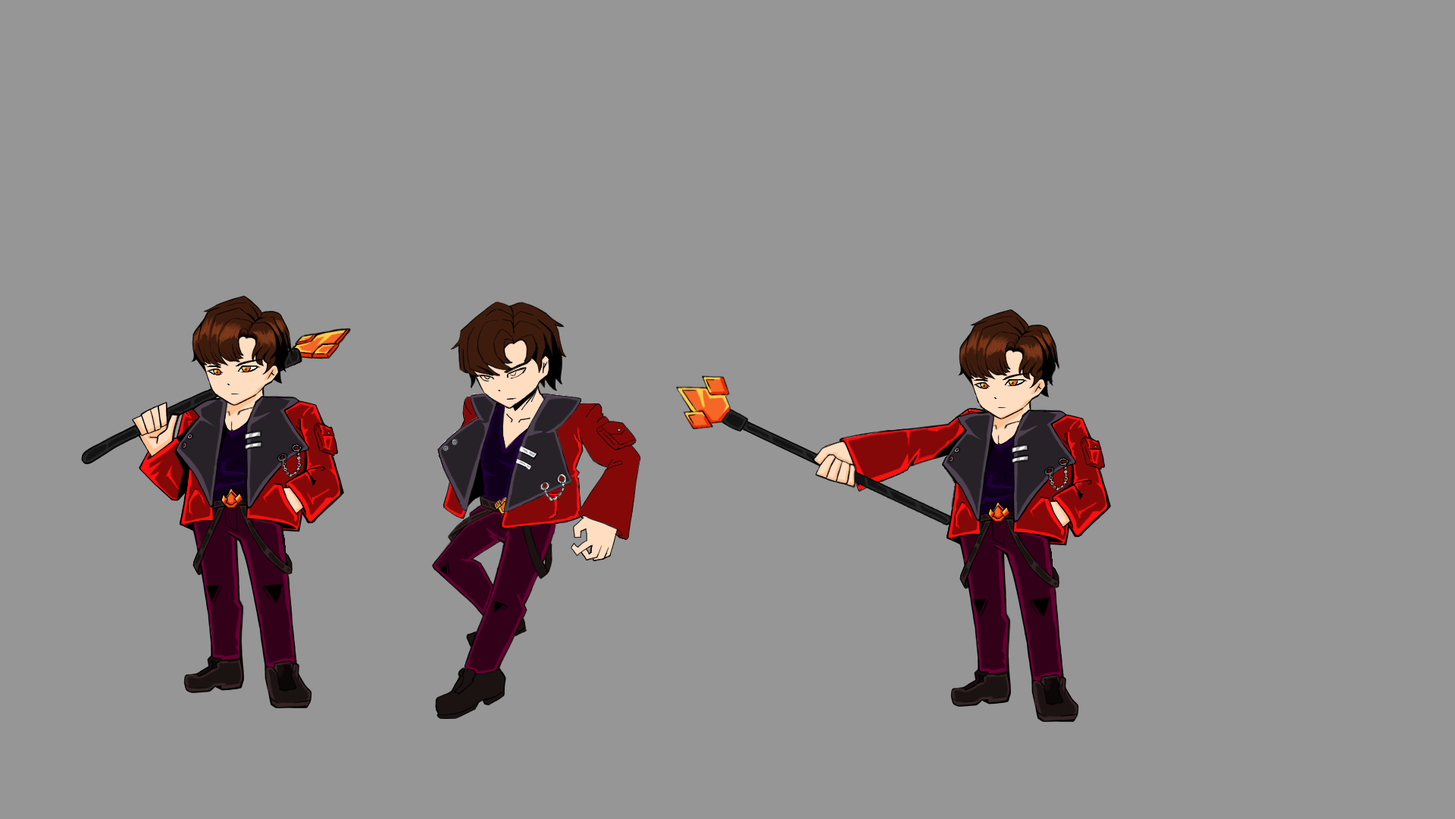
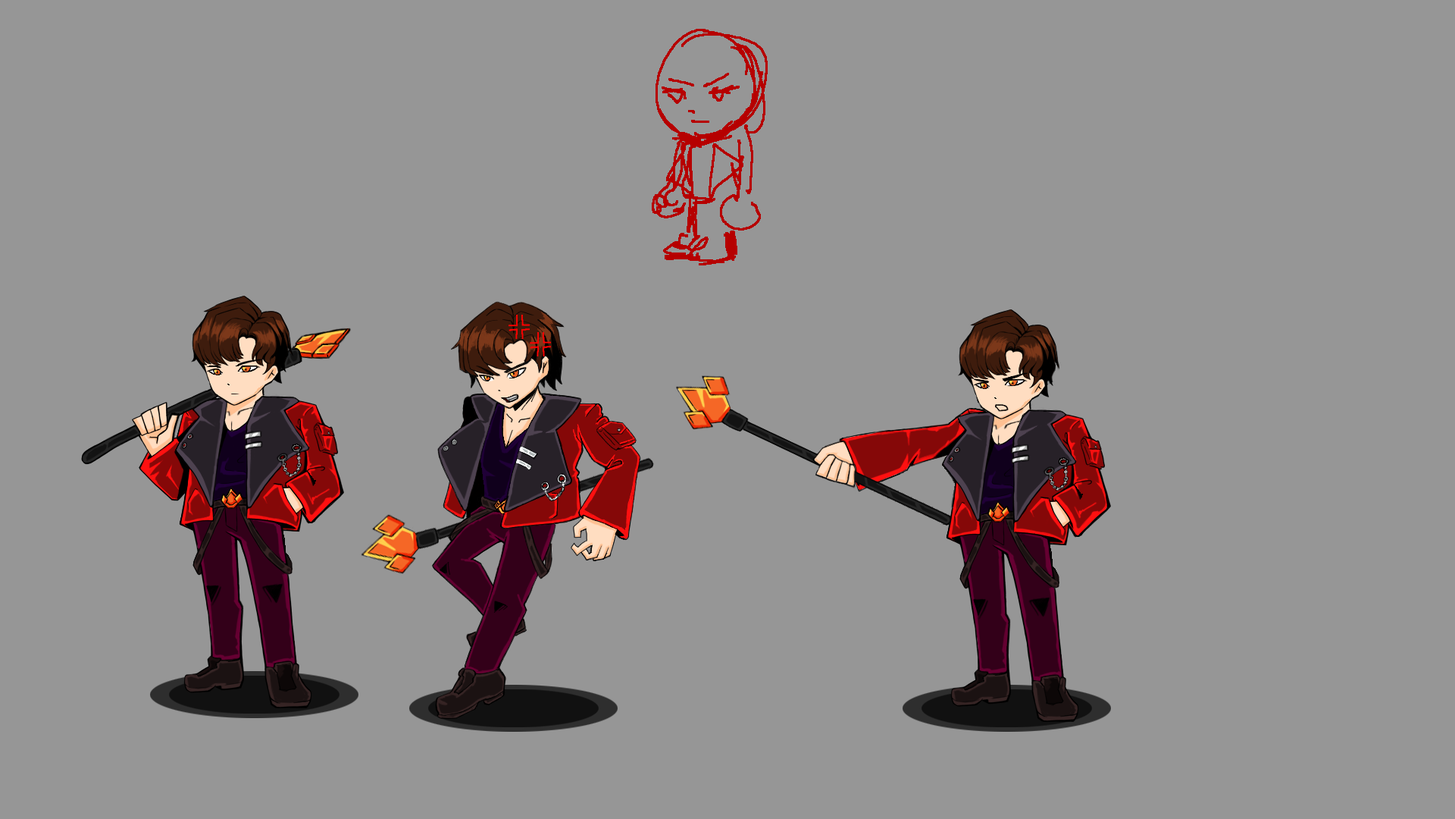
Layer changes from the first w=1455, h=819 image to the second:
added layer "레이어 1" above "화염족 스킬시전" over (651, 28, 768, 266)
painted on "화염족 얼굴 선" (1st of 2, in "화염족 스킬시전" › "화염족 스탠딩tlsj") over (973, 372, 1031, 412)
added layer "그림자" (1st of 3, in "화염족 스킬시전") in group "화염족 스킬시전" over (902, 684, 1112, 732)
added layer "발끈" in group "화염족 피격" over (508, 314, 552, 357)
painted on "얼굴 선" over (478, 369, 524, 403)
moved "빛" above "얼굴 채색", painted on it over (432, 311, 641, 719)
added layer "얼굴 채색" in group "화염족 피격" over (480, 368, 527, 403)
painted on "선" over (442, 373, 625, 560)
added layer "어둠" (multiply) in group "화염족 피격" over (501, 357, 618, 561)
painted on "채색" over (442, 396, 640, 691)
added layer "그림자" (2nd of 3, in "화염족 피격") in group "화염족 피격" over (409, 684, 618, 732)
showed "지팡이 copy" (2nd of 2, in "화염족 피격"), painted on it over (360, 457, 655, 582)
added layer "그림자" (3rd of 3, in "화염족 스탠딩") in group "화염족 스탠딩" over (150, 670, 359, 718)
